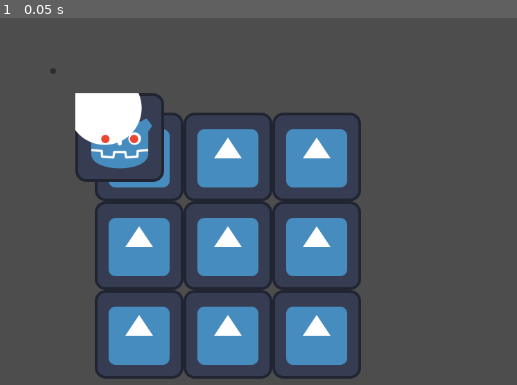
Above: before the commit, frame 1.
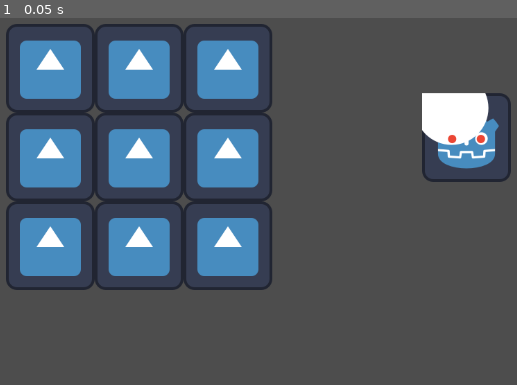
Above: after the commit, the same moment.

Repository: QeianTEA/B0l
Game: Godot game, scene res://Main.tscn
Two runs of this game, one before a commit and one after it. Both use one fixed random seed, a clock stepped at 60 frames per second and the inputs below. Before the commit the project has no main scene; this scene is started directly in both runs. The engine's default icon, where the game draws it, is replaced by a stand-in: a white triangle on a blue panel in a dark square.
Inputs:
- Up to frame 1 (0.05 s): no input

The runs differ from the first frame. In frame 1, 30% of the frame differs, in the area x 1-99%, y 1-99%.

Commit message:
Forgot to add a whole script lol

Diff:
--- a/GridContainer.gd
+++ b/GridContainer.gd
@@ -11,6 +11,6 @@
 
 func create_cell(x, y):
 	var cell = Sprite2D.new()
-	cell.position = Vector2(128+ x * CELL_SIZE, 128 + y * CELL_SIZE)
+	cell.position = Vector2(x * CELL_SIZE, y * CELL_SIZE)
 	cell.texture = preload("res://icon.svg")  # Add a texture for visual representation
 	return cell
--- a/Main.gd
+++ b/Main.gd
@@ -9,4 +9,4 @@
 	var ship_scene = preload("res://Tower.tscn")
 	var ship = ship_scene.instantiate()
 	add_child(ship)
-	ship.position = Vector2(200, 200)  # Initial position, adjust as needed
+	ship.position = Vector2(700, 200)  # Initial position, adjust as needed
--- /dev/null
+++ b/Tower.gd
@@ -0,0 +1,70 @@
+extends Sprite2D
+
+var is_dragging = false
+var drag_offset = Vector2()
+var grid_size = 128  # Size of each cell in the grid (make sure this matches CELL_SIZE in GridContainer)
+var initial_pos = Vector2()
+
+const GRID_DIMENSIONS = 3  # 3x3 grid
+
+# Reference to the GridContainer node
+var grid_container = null
+
+func _ready():
+	initial_pos = position
+	# Get the GridContainer node
+	grid_container = get_tree().get_root().get_node("GridContainer")  # Adjust path as necessary
+
+func _input(event):
+	if event is InputEventMouseButton:
+		if event.button_index == MOUSE_BUTTON_LEFT:
+			if event.pressed:
+				if get_rect().has_point(to_local(event.position)):
+					is_dragging = true
+					drag_offset = global_position - event.global_position
+			else:
+				is_dragging = false
+				snap_to_grid()
+		elif event.button_index == MOUSE_BUTTON_RIGHT and event.pressed:
+			rotation_degrees += 90
+
+func _process(delta):
+	if is_dragging:
+		global_position = get_global_mouse_position() + drag_offset  # Follow the mouse cursor
+
+func snap_to_grid():
+	if grid_container == null:
+		return
+
+	# Convert global position to local position relative to the grid container
+	var local_pos = grid_container.to_local(global_position)
+
+	# Snap to the nearest grid cell
+	local_pos.x = round(local_pos.x / grid_size) * grid_size
+	local_pos.y = round(local_pos.y / grid_size) * grid_size
+
+	# Convert back to global position
+	global_position = grid_container.to_global(local_pos)
+
+	validate_position()
+
+func validate_position():
+	if grid_container == null:
+		return
+
+	var local_pos = grid_container.to_local(global_position)
+	var grid_x = round(local_pos.x / grid_size)
+	var grid_y = round(local_pos.y / grid_size)
+
+	if grid_x < 0 or grid_y < 0 or grid_x >= GRID_DIMENSIONS or grid_y >= GRID_DIMENSIONS:
+		# Reset to initial position if out of bounds
+		global_position = initial_pos
+		return
+
+	for child in get_parent().get_children():
+		if child != self and child.get_rect().intersects(get_rect()):
+			global_position = initial_pos  # Reset to initial position if overlapping
+			return
+
+	# Update initial position to the new snapped position
+	initial_pos = global_position
--- a/Tower.tscn
+++ b/Tower.tscn
@@ -1,10 +1,10 @@
 [gd_scene load_steps=3 format=3 uid="uid://d0oj1jfu8qsfq"]
 
-[ext_resource type="Script" path="res://Sprite2D.gd" id="1_2nmmg"]
-[ext_resource type="Texture2D" uid="uid://bgel75uh2p17o" path="res://icon2.svg" id="3_dx0d4"]
+[ext_resource type="Script" path="res://Tower.gd" id="2_3626n"]
+[ext_resource type="Texture2D" uid="uid://bx55ng4623e3t" path="res://icon2.svg" id="3_dx0d4"]
 
 [node name="Node2D" type="Node2D"]
 
 [node name="Sprite2D" type="Sprite2D" parent="."]
 texture = ExtResource("3_dx0d4")
-script = ExtResource("1_2nmmg")
+script = ExtResource("2_3626n")
--- a/project.godot
+++ b/project.godot
@@ -11,6 +11,7 @@
 [application]
 
 config/name="B0L"
+run/main_scene="res://Main.tscn"
 config/features=PackedStringArray("4.2", "GL Compatibility")
 config/icon="res://Assets/Misc/icon.svg"
 
